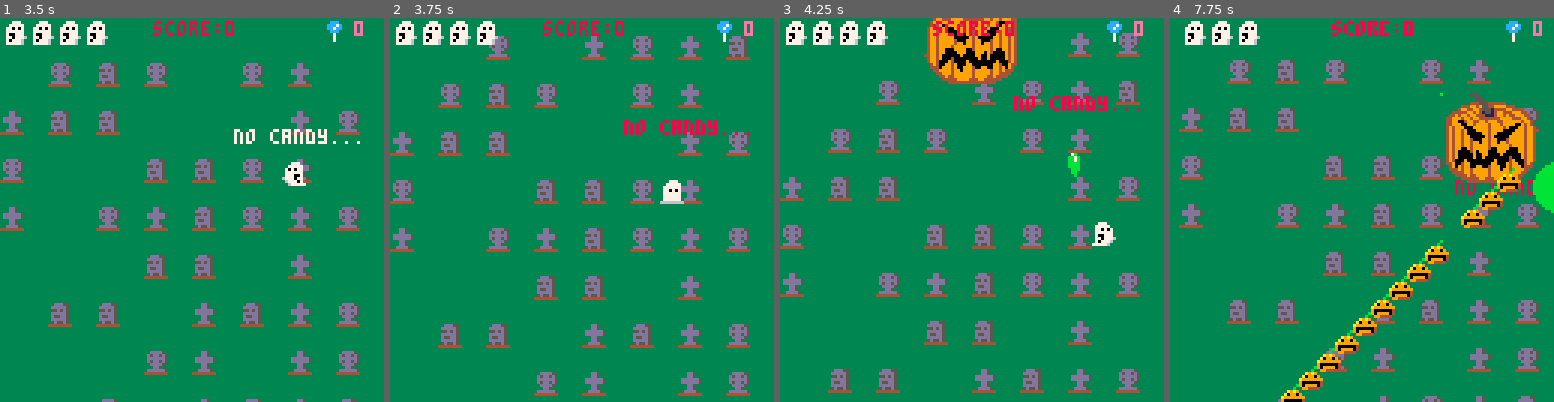
Above: before the commit, frames 1-4 (left to right).
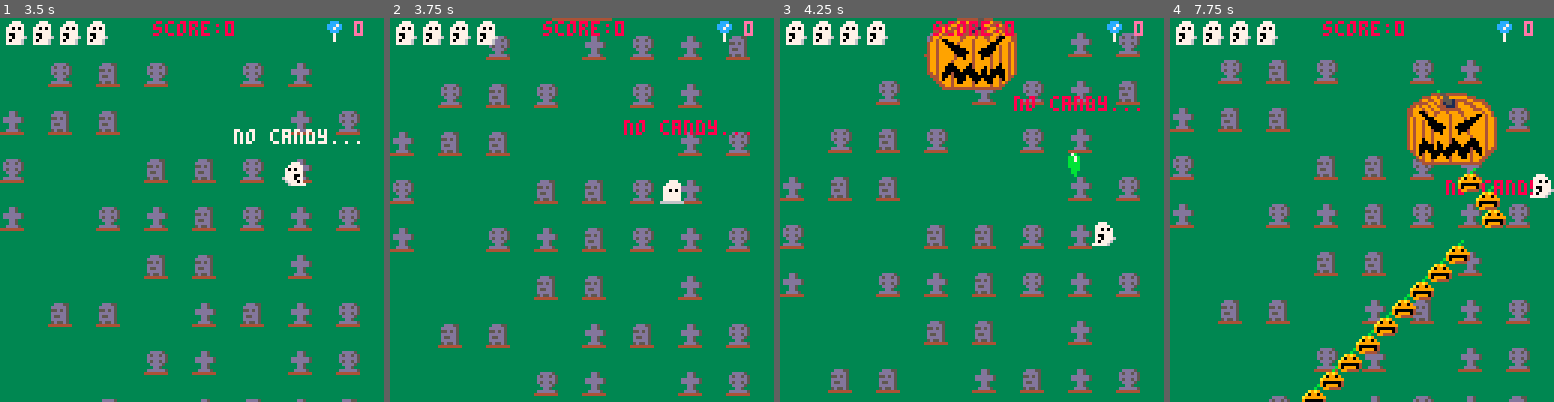
Above: after the commit, the same moments.

Repository: st0k3r/specter_deflector
Game: PICO-8 cartridge specter_deflector.p8
Two runs of this game, one before a commit and one after it. Both use one fixed random seed, a clock stepped at 60 frames per second and the inputs below.
Inputs:
- Up to frame 1 (3.5 s): tap X (X key) at 0.33, 1.07, 1.85, 2.97 s; tap O (Z key) at 0.7, 1.7, 2.1, 2.5, 2.9, 3.3 s; hold Right 1.6-2.1 s; hold Up 2.15-2.42 s; hold Right 2.47-3.03 s; hold Left from 3.08 s (still down)
- Up to frame 2 (3.75 s): release Left at 3.58 s; hold Down from 3.63 s (still down); tap O (Z key) at 3.7 s
- Up to frame 3 (4.25 s): release Down at 3.97 s; hold Right from 4.02 s (still down); tap X (X key) at 4.08 s; tap O (Z key) at 4.1 s
- Up to frame 4 (7.75 s): tap O (Z key) every 0.4 s from 4.5 to 7.7 s; release Right at 4.68 s; hold Up 4.73-5.03 s; hold Left 5.08-5.68 s; tap X (X key) at 5.2, 6.32, 7.43 s; hold Down 5.73-6.03 s; hold Right 6.08-6.58 s; hold Right 6.63-7.13 s; hold Up 7.18-7.45 s; hold Right from 7.5 s (still down)

Frame 1 is identical in both runs. In frame 2, 0.1% of the frame differs, in the area x 42-58%, y 0-1%; in frame 3, 2.6%; in frame 4, 24%, in the area x 0-100%, y 0-100%.

Commit message:
Improve boss sprite sizing and fix collision bug

Diff:
--- a/main.lua
+++ b/main.lua
@@ -964,8 +964,8 @@
 
 	local b_left=b.x
 	local b_top=b.y
-	local b_right=b.x+a.w-1
-	local b_bottom=b.y+a.h-1
+	local b_right=b.x+b.w-1
+	local b_bottom=b.y+b.h-1
 
 	if a_top > b_bottom then
 		return false
@@ -1042,12 +1042,12 @@
  		creature.anispeed=1
  		creature.has_fired=false
  		creature.width=4
- 		creature.height=4
+ 		creature.height=3
  		creature.w=32
- 		creature.h=32
+ 		creature.h=24
 
  		creature.x=48
- 		creature.y=-32
+ 		creature.y=-24
 
  		creature.posx=48
  		creature.posy=25
@@ -1368,8 +1368,16 @@
 				if creature.y>ghost.y then
 					creature.sy=1
 					creature.sx=0
-					if invul<=0 and ghost.mode!=1 then
+					if invul<=0 and ghost.mode!=1 and creature.y<127 then
 						aimedfire(creature,2)
+						creature.sx=sin(t/45)
+						if creature.hp>=3 then
+							creature.spr=47
+							creature.animation={47,47,48,48}
+						else
+							creature.spr=49
+							creature.animation={49,49,50,50}
+						end
 					end
 				else
 					if invul<=0 and ghost.mode!=1 then
@@ -1745,17 +1753,41 @@
 	if creature.phbegin+8*30<t then
 		creature.mission="boss_2"
 		creature.phbegin=t
+		creature.subphase=1
 	end
 	move(creature)
 end
 
 --boss mission 2
 function boss_2(creature)
-	debug="boss_2"
-	if creature.phbegin+8*30<t then
-		creature.mission="boss_3"
-		creature.phbegin=t
-	end
+	local spd=2
+
+	if creature.subphase==1 then
+		creature.sx=-spd
+		if creature.x<=4 then
+			creature.subphase=2
+		end
+	elseif creature.subphase==2 then
+		creature.sx=0
+		creature.sy=spd
+		if creature.y>=100 then
+			creature.subphase=3
+		end
+	elseif creature.subphase==3 then
+		creature.sx=spd
+		creature.sy=0
+		if creature.x>=91 then
+			creature.subphase=4
+		end
+	elseif creature.subphase==4 then
+		creature.sx=0
+		creature.sy=-spd
+		if creature.y<=25 then
+			creature.mission="boss_3"
+			creature.phbegin=t
+		end
+	end
+	move(creature)
 end
 
 --boss mission 3
Not shown, changed: 30 lines of the sprite sheet (__gfx__) section of specter_deflector.p8
